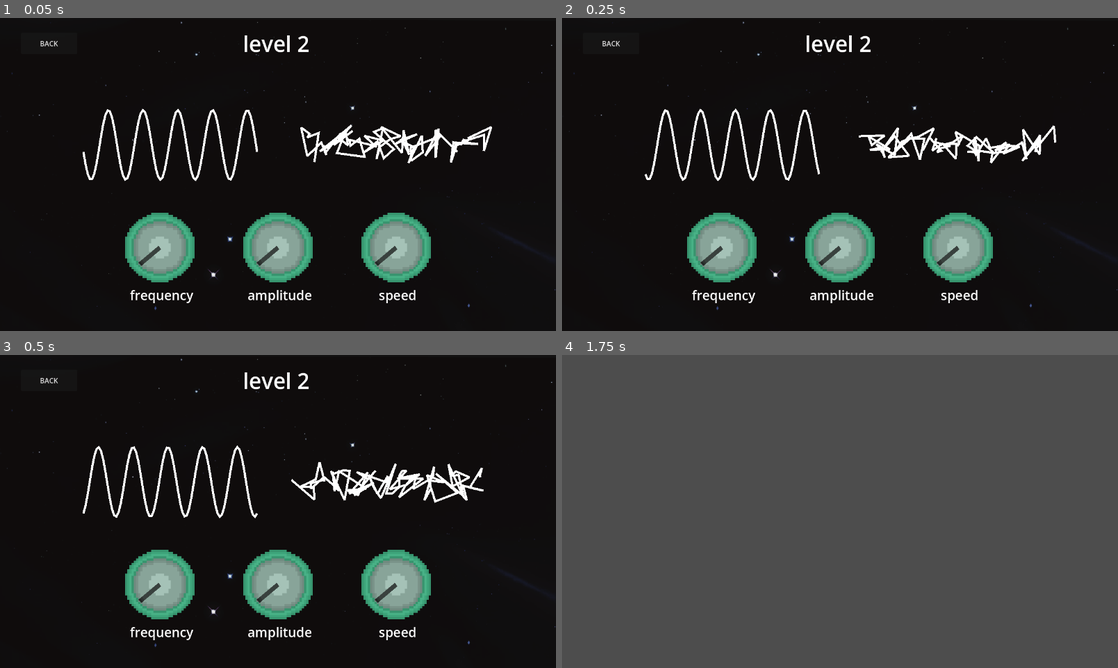
Above: before the commit, frames 1-4 (two rows, left to right).
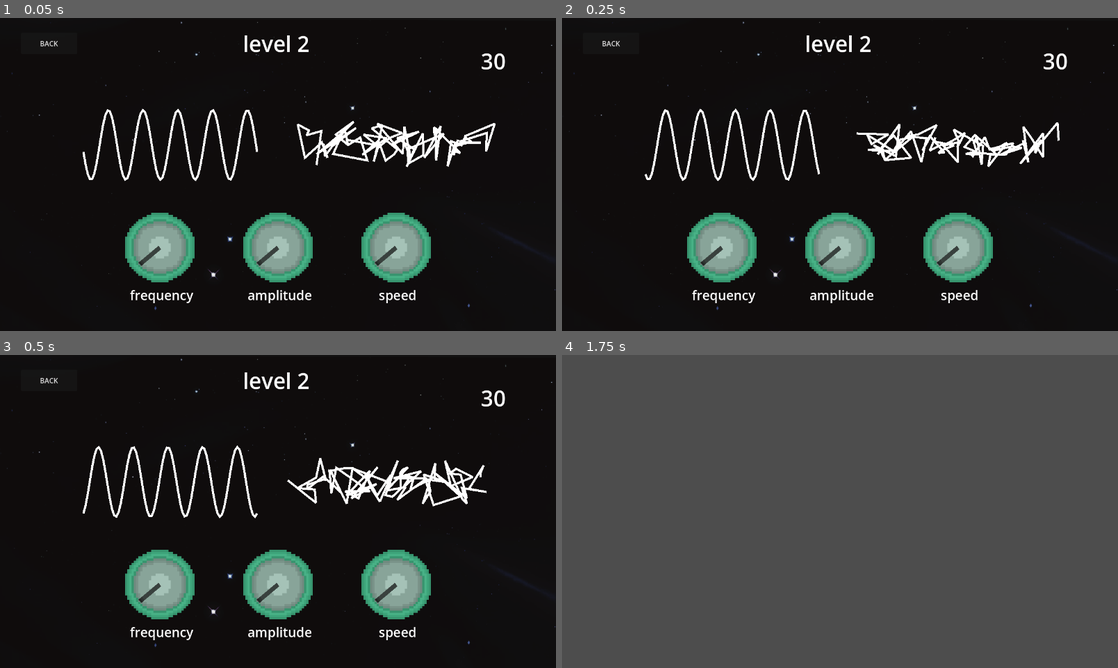
Above: after the commit, the same moments.

Repository: alexgaaranes/jame-gam-50
Game: Godot game, scene res://scenes/level/level2/level2.tscn
The game is run twice, just before and just after one commit, with the same random seed, the same clock (stepped at 60 frames per second) and the same inputs. This scene is started directly instead of the project's main scene.
Inputs (mouse positions are in pixels of both pictures, inside the frame that each line leads up to):
- Up to frame 1 (0.05 s): no input
- Up to frame 2 (0.25 s): no input
- Up to frame 3 (0.5 s): no input
- Up to frame 4 (1.75 s): click "BACK" at 0.5 s; tap Enter (ui_accept) at 1.25, 1.52 s; move the mouse to (962, 495) at 1.27 s; hold D (right) from 1.28 s (still down); tap F (Interact) at 1.35 s; click (962, 495) at 1.42 s

The runs differ from the first frame. In frame 1, 1.5% of the frame differs, in the area x 53-91%, y 11-48%; in frame 2, 1.3%; in frame 3, 1.5%; in frame 4, nothing differs.
Error in both runs: Cannot call method 'get_children' on a null value. (res://scenes/level/ui/back.gd:15)

Commit message:
feat: remove player collision delay on back and return from level

Diff:
--- a/scenes/level/level2/adjust_wave.gd
+++ b/scenes/level/level2/adjust_wave.gd
@@ -4,6 +4,7 @@
 @export var speed := 4.0               # Speed
 @export var point_count := 80.0         # Resolution
 @export var frequency := 5.0          # Number of full wave cycles
+
 var phase := 0.0
 
 var margin_error = 0.015
@@ -21,7 +22,6 @@
 var speed_dragging = false
 
 var updated = false
-
 var total_difference_knob_values = 0
 
 signal win
@@ -47,7 +47,7 @@
 		#points.append(Vector2(x, y + height / 2))  # center vertically
 
 		#  Add glitchy offset
-		var glitch_strength = total_difference_knob_values * 20
+		var glitch_strength = total_difference_knob_values * 25
 		var jitter_x = randf_range(-glitch_strength, glitch_strength)
 		var jitter_y = randf_range(-glitch_strength, glitch_strength)
 
--- a/scenes/level/level2/level2.tscn
+++ b/scenes/level/level2/level2.tscn
@@ -79,6 +79,17 @@
 text = "speed"
 horizontal_alignment = 1
 
+[node name="Timer" type="Timer" parent="."]
+one_shot = true
+
+[node name="Timer Text" type="RichTextLabel" parent="."]
+offset_left = 1000.0
+offset_top = 64.0
+offset_right = 1272.0
+offset_bottom = 160.0
+theme_override_font_sizes/normal_font_size = 50
+horizontal_alignment = 1
+
 [node name="YouWin" parent="." groups=["ui"] instance=ExtResource("7_iakny")]
 
 [connection signal="win" from="Adjust Wave/Adjust Wave" to="." method="_on_adjust_wave_win"]
--- a/scenes/level/level2/level_2.gd
+++ b/scenes/level/level2/level_2.gd
@@ -1,15 +1,17 @@
 extends Node2D
 
 @onready var you_win: CanvasLayer = $YouWin
+@onready var timer: Timer = $Timer
+@onready var timer_text: RichTextLabel = $"Timer Text"
 
 # Called when the node enters the scene tree for the first time.
 func _ready() -> void:
 	you_win.visible = false
-
+	timer.start(31)
 
 # Called every frame. 'delta' is the elapsed time since the previous frame.
 func _process(delta: float) -> void:
-	pass
+	timer_text.text = str(int(timer.time_left))
 
 
 func _on_adjust_wave_win() -> void:
--- a/scenes/level/ui/back.gd
+++ b/scenes/level/ui/back.gd
@@ -29,12 +29,6 @@
 	var main_scene_camera = get_tree().root.get_node("Main/Player/Camera2D")
 	main_scene_camera.enabled = true
 
-	var player = get_tree().root.get_node("Main/Player")
-	player.set_deferred("collision_layer", 0)
-	player.set_deferred("collision_mask", 0)
-	await get_tree().create_timer(2.5).timeout
 	get_tree().current_scene.queue_free()
-	player.collision_layer = 1
-	player.collision_mask = 1
 
 	get_tree().current_scene = main_scene
--- a/scenes/level/ui/game_over_or_win.gd
+++ b/scenes/level/ui/game_over_or_win.gd
@@ -32,12 +32,6 @@
 	var main_scene_camera = get_tree().root.get_node("Main/Player/Camera2D")
 	main_scene_camera.enabled = true
 
-	var player = get_tree().root.get_node("Main/Player")
-	player.set_deferred("collision_layer", 0)
-	player.set_deferred("collision_mask", 0)
-	await get_tree().create_timer(2.5).timeout
 	get_tree().current_scene.queue_free()
-	player.collision_layer = 1
-	player.collision_mask = 1
 
 	get_tree().current_scene = main_scene
